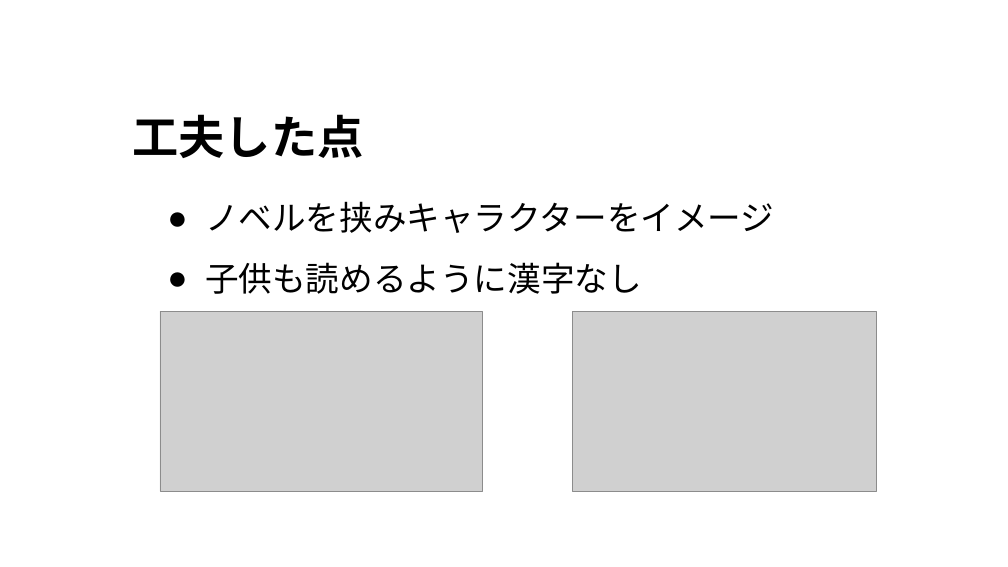
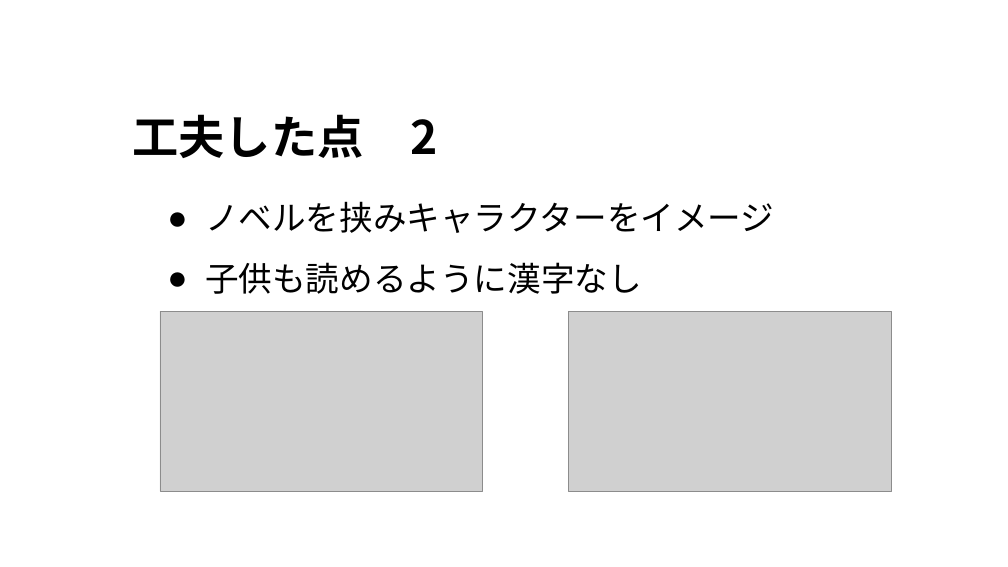
Before and after one commit to alto1412/Yokoari1207, a slide deck: slide 5 of よこありくんのプレゼンa.pptx. Drawn at 1008x567 pixels with LibreOffice and Linux fonts; fonts in the diff are those of the drawing; grey boxes stand for pictures; background and template pictures are left out. Boxes give left, top, right and bottom in pixels: in the first picture for what was removed or moved away, otherwise in the second. Text is boxed around its words. In the diff, an @@ line names an element or a change of style, - is before the commit and + after.

```diff
--- a/よこありくんのプレゼンa.pptx
+++ b/よこありくんのプレゼンa.pptx
@@ title at (133,114,437,158): text changed @@
-工夫した点
+工夫した点 2
@@ picture: place and size @@
-picture at (572,311,876,491)
+picture at (569,311,892,491)
```
Also in this commit, not shown: 5 other slides changed, 1 other file.
